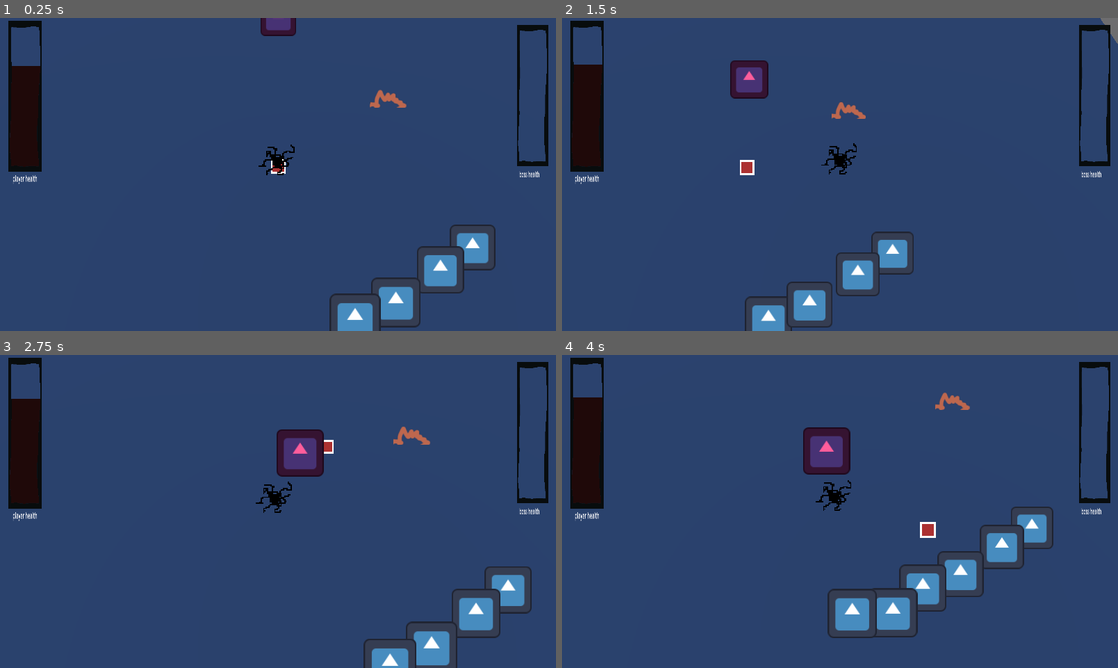
Above: before the commit, frames 1-4 (two rows, left to right).
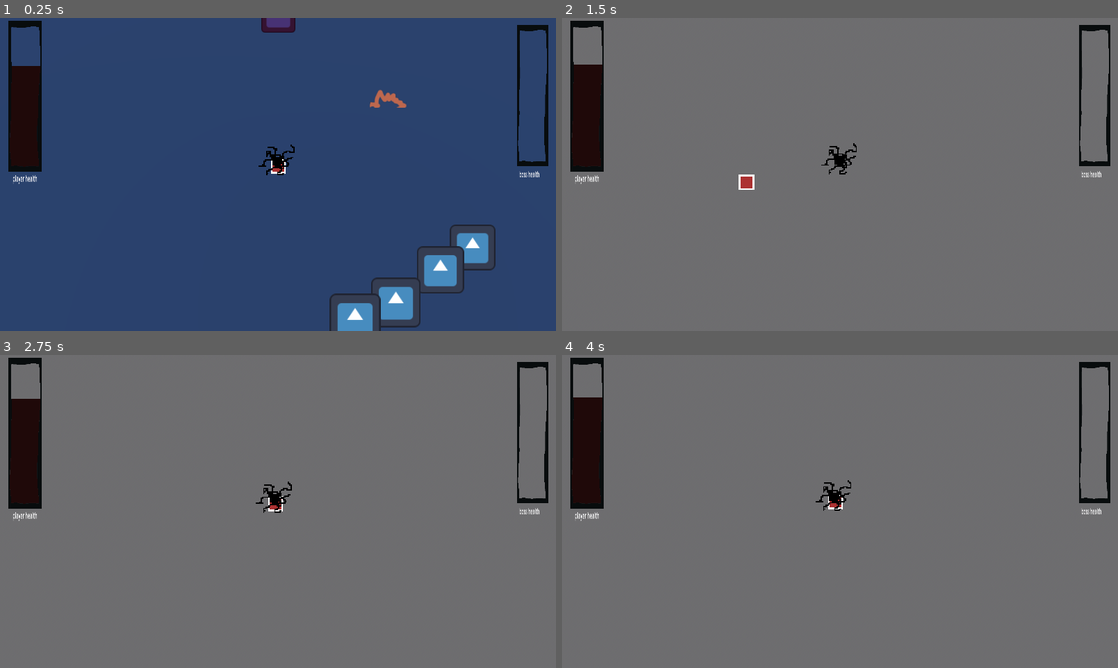
Above: after the commit, the same moments.

Repository: Area9579/Haustoria
Game: Godot game, scene res://Scenes/main.tscn
The game is run twice, just before and just after one commit, with the same random seed, the same clock (stepped at 60 frames per second) and the same inputs. The engine's default icon, where the game draws it, is replaced by a stand-in: a white triangle on a blue panel in a dark square.
Inputs (mouse positions are in pixels of both pictures, inside the frame that each line leads up to):
- Up to frame 1 (0.25 s): no input
- Up to frame 2 (1.5 s): move the mouse to (962, 158) at 0.52 s; press the mouse at (962, 158) at 0.53 s; tap Space (jump) at 0.77 s; right-click (962, 158) at 0.8 s; move the mouse to (728, 190) at 1.27 s; release the mouse at (728, 190) at 1.28 s; right-click (728, 190) at 1.35 s
- Up to frame 3 (2.75 s): tap Space (jump) at 1.52 s; click (166, 527) at 1.55 s; move the mouse to (333, 442) at 2.02 s; press the mouse at (333, 442) at 2.03 s; right-click (333, 442) at 2.3 s
- Up to frame 4 (4 s): move the mouse to (812, 574) at 2.77 s; release the mouse at (812, 574) at 2.78 s; right-click (812, 574) at 2.85 s; tap Space (jump) at 3.02, 3.77 s; click (812, 574) at 3.05 s; move the mouse to (1006, 558) at 3.52 s; press the mouse at (1006, 558) at 3.53 s; right-click (1006, 558) at 3.8 s

The runs differ from the first frame. In frame 1, 0.1% of the frame differs, in the area x 46-54%, y 0-6%; in frame 2, 97%; in frame 3, 97%, in the area x 0-100%, y 0-100%; in frame 4, 97%.

Commit message:
Another massive movement overhal
Added grabbing and launching, still need to reimplement a timer between launches

Diff:
--- a/Scenes/Player.tscn
+++ b/Scenes/Player.tscn
@@ -68,9 +68,6 @@
 script = ExtResource("3_iy2vu")
 
 [node name="CooldownTimer" type="Timer" parent="."]
-one_shot = true
-
-[node name="MouseInputTimer" type="Timer" parent="."]
 wait_time = 0.5
 one_shot = true
 
@@ -132,5 +129,3 @@
 billboard = 1
 texture_filter = 2
 texture = ExtResource("12_qsi5h")
-
-[connection signal="timeout" from="MouseInputTimer" to="." method="_on_mouse_input_timer_timeout"]
--- a/Scripts/mobile_enemy.gd
+++ b/Scripts/mobile_enemy.gd
@@ -33,4 +33,4 @@
 	var next_path_position: Vector3 = navigation_agent.get_next_path_position()
 
 	velocity = current_agent_position.direction_to(next_path_position) * movement_speed
-	move_and_slide()
+	#move_and_slide()
--- a/Scripts/player.gd
+++ b/Scripts/player.gd
@@ -12,14 +12,13 @@
 const SPEED = 10.0
 const JUMP_VELOCITY = 4.5
 const BOUNCE_MULTIPLIER = 3.0
+const VELOCITY_MULTIPLIER = 30.0
 
-var mouseInput: String
-var dashCombo = 1
 var oldMousePosition: Vector3
-var mouseVelocity: Vector2
+var oldGrabPosition: Vector2
+var oldPlayerPosition: Vector3
+var oldMouseVelocity: Vector3
 
-func _ready() -> void:
-	mouseInput = "Left Click"
 
 
 func _physics_process(delta: float) -> void:
@@ -33,21 +32,22 @@
 		velocity.y = JUMP_VELOCITY
 
 
-	if Input.is_action_pressed(mouseInput):
+	if Input.is_action_just_pressed("Left Click"):
+		#all of these variables need to be set before the drag function starts so it has the correct reference
+		oldGrabPosition = getGrabPosition()
+		oldMousePosition = getMouseWorldPosition()
+		oldPlayerPosition = position
+		if dashCooldown.is_stopped(): #the dash cooldown still needs to be reimplemented
+			#this is a visual for debugging (we'll remove this later)
+			find_child("Sprite3D2").position = Vector3(getGrabPosition().x,find_child("Sprite3D2").position.y,getGrabPosition().y)
+			#mouseCooldown.start()
+	else: #decelerate constantly when not actively moving using left click
+		decelerate(delta)
+	if Input.is_action_pressed("Left Click"): #
+		oldMouseVelocity = getMouseWorldPosition()
 		dragSelf()
 
-	if Input.is_action_just_pressed(mouseInput):
-		oldMousePosition = getMouseWorldPosition()
-		if dashCooldown.is_stopped() and (mouseCooldown.is_stopped() or mouseCooldown.time_left <= 0.15):
-			pass
-			#mouseCooldown.start()
-			#if dashCombo < 1.6:
-				#dashCombo += 0.2
-	else:
-		decelerate(delta)
-	if Input.is_action_just_released(mouseInput):
-		getMouseVelocity(delta)
-		#changeMouseInput(mouseInput)
+	#move using velocity and check to bounce off surfaces
 	move_and_slide()
 	rebound()
 
@@ -59,7 +59,7 @@
 
 	var rayOrigin = cam.project_ray_origin(mousePos)
 	var rayEnd = rayOrigin + cam.project_ray_normal(mousePos) * 100
-	var rayQuery = PhysicsRayQueryParameters3D.create(rayOrigin,rayEnd,128)
+	var rayQuery = PhysicsRayQueryParameters3D.create(rayOrigin,rayEnd,128) #this last parameter determines which collision layer to hit
 	rayQuery.collide_with_bodies = true
 
 	var resultingRay = stateInSpace.intersect_ray(rayQuery)
@@ -73,7 +73,7 @@
 	return position
 
 
-func getDirectionVector():
+func getDirectionVector(): #this gets a vector2 in the direction of the mouse from the player position
 	var mousePos = Vector2(getMouseWorldPosition().x,getMouseWorldPosition().z)
 	var playerVector2 = Vector2(position.x,position.z)
 	var degreeAngle = -rad_to_deg(playerVector2.angle_to_point(mousePos))
@@ -81,47 +81,39 @@
 	return directionVector
 
 
-func decelerate(delta):
+func decelerate(delta): #this function changes the velocity to always approach zero
 	velocity.x = lerp(velocity.x,0.0,5 * delta)
 	velocity.z = lerp(velocity.z,0.0,5 * delta)
 
-func rebound():
+
+func rebound(): #this function determines how much force to bounce off surfaces by using BOUNCE_MULTIPLIER
 	if get_wall_normal():
 		velocity.x += get_wall_normal().x * BOUNCE_MULTIPLIER
 		velocity.z += get_wall_normal().z * BOUNCE_MULTIPLIER
 
-func changeMouseInput(mouseClickInput):
-	if mouseClickInput == "Left Click":
-		mouseInput = "Right Click"
-	elif mouseClickInput == "Right Click":
-		mouseInput = "Left Click"
+
+func _on_mouse_input_timer_timeout() -> void: #need to reinplement this
+	dashCooldown.start()
 
 
-func _on_mouse_input_timer_timeout() -> void:
-	dashCooldown.start()
-	dashCombo = 1
+func dragSelf(): #drags the player around the grabbed point and then tracks the mouse velocity until released
+	find_child("Sprite3D2").position = Vector3(getGrabPosition().x,find_child("Sprite3D2").position.y,getGrabPosition().y)
+	position.x = oldPlayerPosition.x + oldGrabPosition.x - getGrabPosition().x
+	position.z = oldPlayerPosition.z + oldGrabPosition.y - getGrabPosition().y
+
+	var mouseVelocity = (oldMouseVelocity - getMouseWorldPosition())
+	velocity = -mouseVelocity * VELOCITY_MULTIPLIER
 
 
-func dragSelf():
-	find_child("Sprite3D2").position = Vector3(getGrabPosition().x,find_child("Sprite3D2").position.y,getGrabPosition().y)
-
-
-func getGrabPosition():
+func getGrabPosition(): #gets the position of the grabbed point when you click within a circle with a given radius
 	var directionVector: Vector2 = Vector2(getMouseWorldPosition().x,getMouseWorldPosition().z) - Vector2(position.x,position.z)
 	var distance = directionVector.length()
-	if distance > 2.5:
-		directionVector = directionVector.normalized() * 2.5
+	var radius: float = 2.5
+	if distance > radius:
+		directionVector = directionVector.normalized() * radius
 		return Vector2(directionVector)
 	else:
 		return Vector2(getMouseWorldPosition().x-position.x,getMouseWorldPosition().z-position.z)
-
-
-func getMouseVelocity(delta):
-	var dashlength: Vector2 = abs(Vector2(getMouseWorldPosition().x,getMouseWorldPosition().z) - Vector2(position.x,position.z))
-	dashlength = abs(getGrabPosition())
-	mouseVelocity = -(Vector2(getMouseWorldPosition().x,getMouseWorldPosition().z) - Vector2(oldMousePosition.x,oldMousePosition.z)).normalized()
-	velocity.x = mouseVelocity.x * SPEED * dashCombo * dashlength.x
-	velocity.z = mouseVelocity.y * SPEED * dashCombo * dashlength.y
 
 
 func attack(): #put tween position as a parameter
